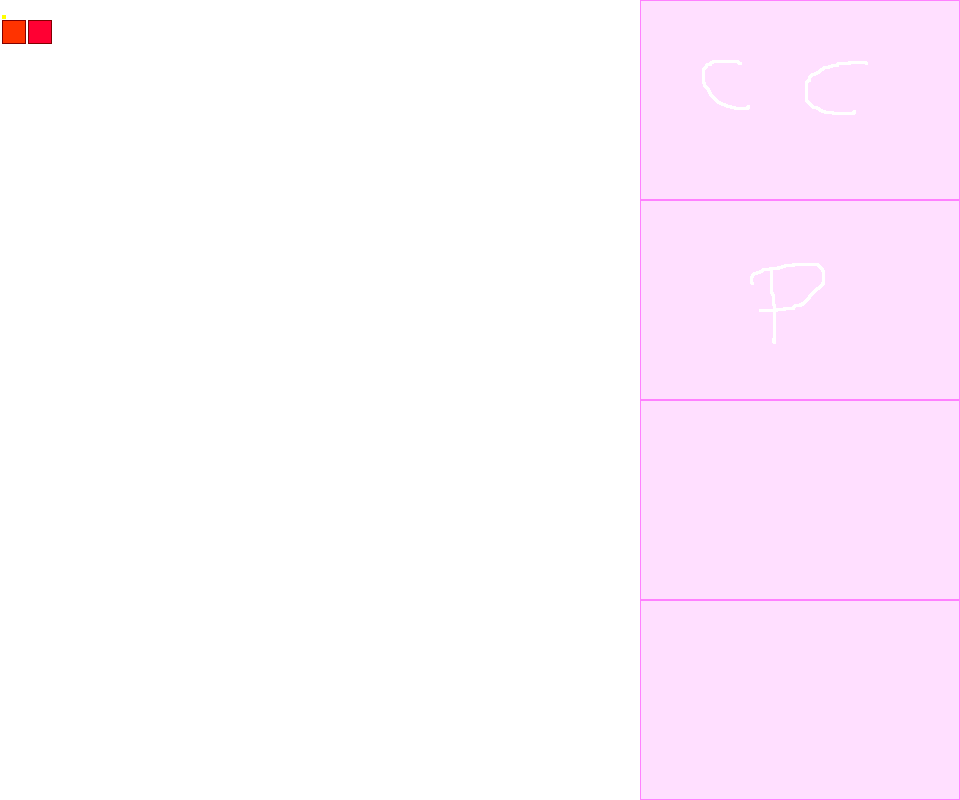
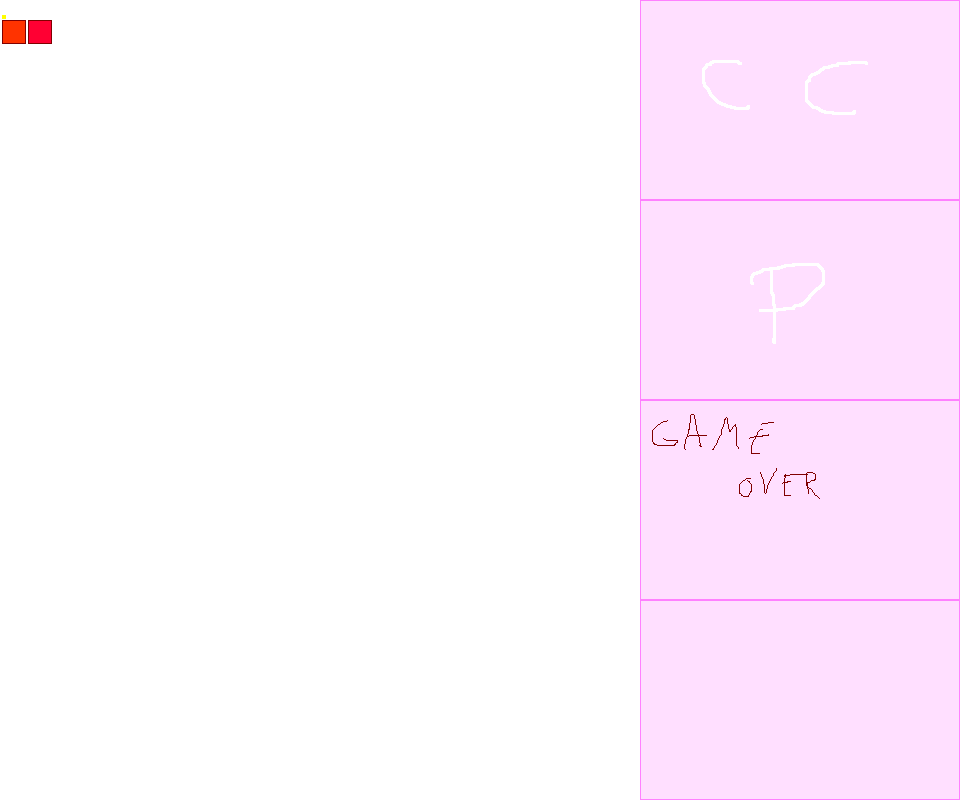
Before/after of a (960, 800) layered artwork. What changed in the layer stack:
painted on "sprites" over [652,414,820,499]
